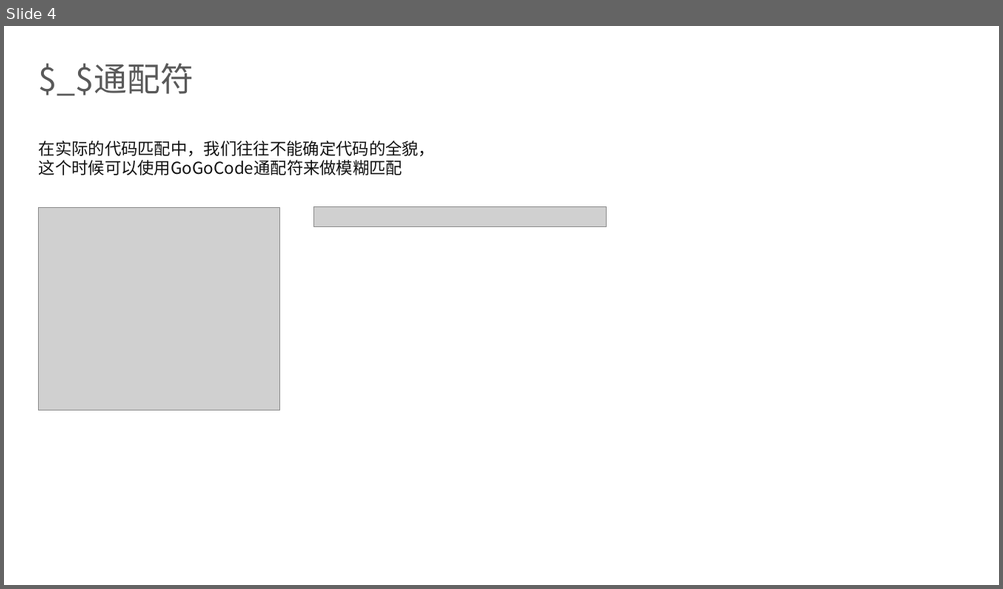
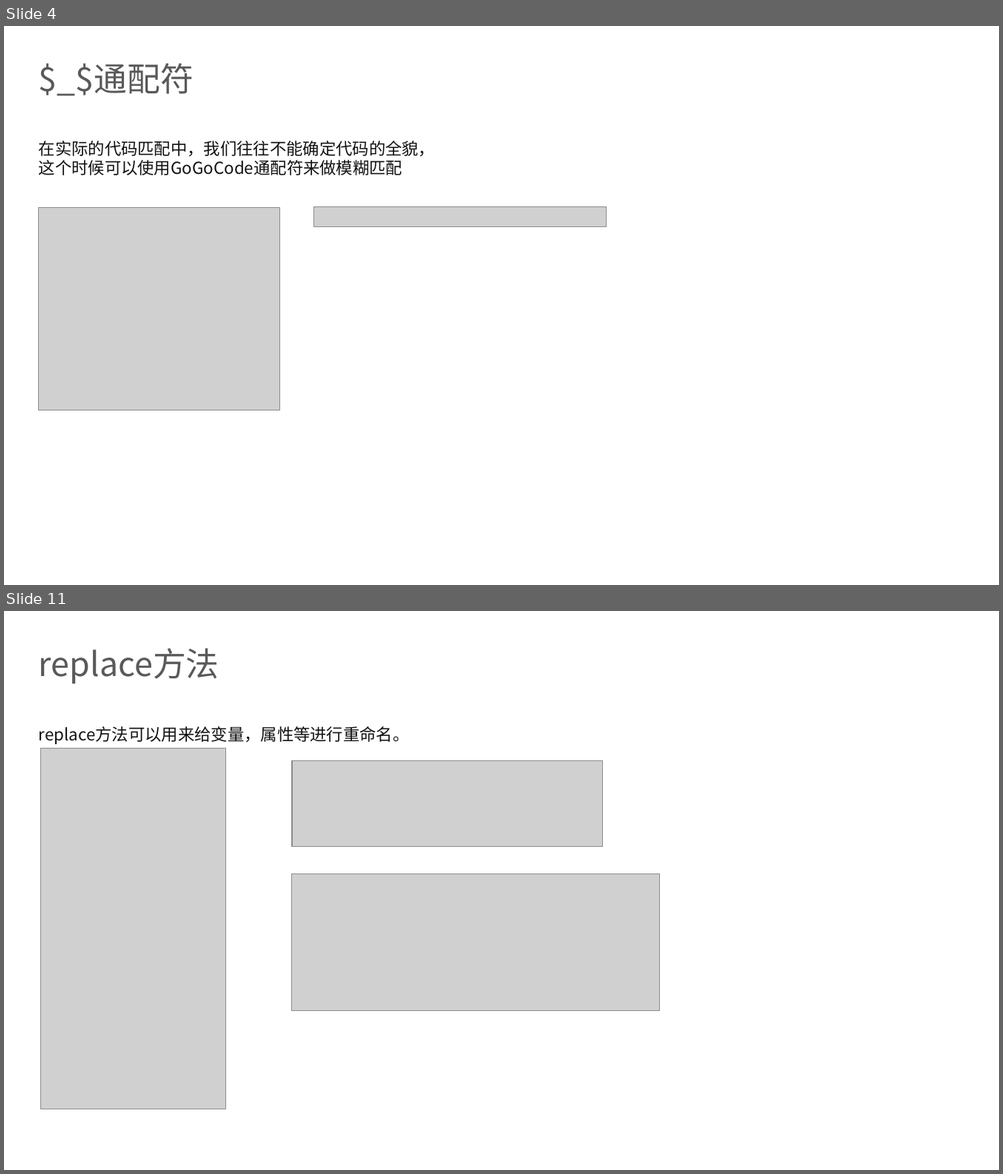
Before and after one commit to dingq030511/gogocode-tutorial, a slide deck: gogocode.pptx. Shown one above the other, each under a label of ours: slide 4 before the commit, slides 4 and 11 after it; the slides between them are not shown. The pictures are 1003x589 and 1003x1174 pixels, drawn with LibreOffice and Linux fonts; fonts in the diff are those of the drawing; grey boxes stand for pictures; background and template pictures are left out. Boxes give left, top, right and bottom in pixels: in the first picture for what was removed or moved away, otherwise in the second. Text is boxed around its words. In the diff, an @@ line names an element or a change of style, - is before the commit and + after.

```diff
--- a/gogocode.pptx
+++ b/gogocode.pptx
@@ slide 11 added at [4,611,999,1170], background picture (left out) @@
@@ title added at [39,648,219,684], 32 pt, text #595959 @@
+replace方法
@@ text added at [39,726,410,744], 16 pt, text #121212 @@
+replace方法可以用来给变量，属性等进行重命名。
@@ picture added at [40,749,226,1111] @@
@@ picture added at [292,761,603,847] @@
@@ picture added at [292,874,660,1011] @@
```
Also in this commit, not shown: 6 other slides added, 17 slides removed.
